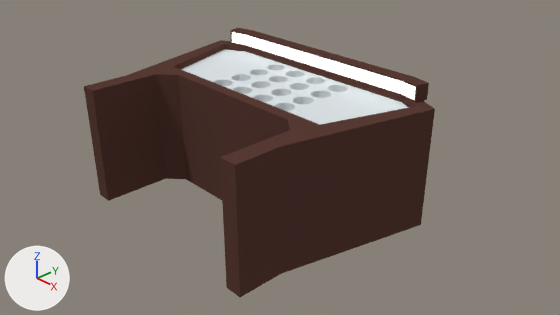
Two versions of the Blender file base for table.blend, one commit apart.
Both versions are drawn from the file's camera 'Camera'. The lights are fixed; the arrows at lower left show +X, +Y and +Z. The same objects are shown in both versions, whatever each file hides.

The first picture shows 'table'.
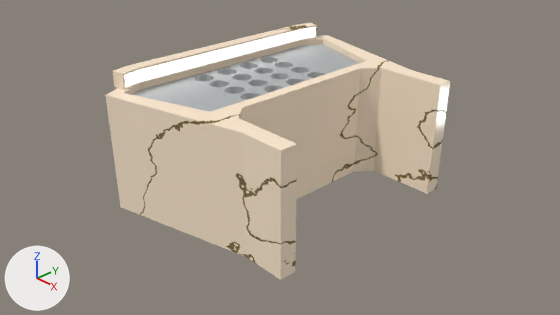
Patch to the scene script:
```diff
--- a/base for table.blend.py
+++ b/base for table.blend.py
@@ mat_cement @@
 n7 = _N.new('ShaderNodeBsdfDiffuse'); n7.name = 'Diffuse BSDF'
-n7.inputs[0].default_value = (1.0, 0.976, 0.802, 1.0)  # 'Color', white #fffce7
+n7.inputs[0].default_value = (1.0, 0.83, 0.638, 1.0)  # 'Color', beige #ffebd1
 n8 = _N.new('ShaderNodeOutputMaterial'); n8.name = 'Material Output'
@@ mat_cement @@
 n12 = _N.new('ShaderNodeMixShader'); n12.name = 'Mix Shader.001'
-n13 = _N.new('ShaderNodeBsdfDiffuse'); n13.name = 'Diffuse BSDF.001'
-n13.inputs[0].default_value = (0.231, 0.242, 0.185, 1.0)  # 'Color', grey #848777
 n14 = _N.new('ShaderNodeValue'); n14.name = 'Value'
 n14.outputs[0].default_value = 0.003  # 'Value'
+n13 = _N.new('ShaderNodeBsdfDiffuse'); n13.name = 'Diffuse BSDF.001'
+n13.inputs[0].default_value = (0.242, 0.174, 0.0722, 1.0)  # 'Color', brown #87744c
 n15 = _N.new('ShaderNodeDisplacement'); n15.name = 'Displacement'
@@ me_cube_006 @@
+me_cube_006.from_pydata(...)  # 1159 vertices, 653 faces, 2 loose edges; spans x -1.08..2.49, y -2.4..2.62, z -0.98..1.29
+# faces by material slot: [11, 533, 109]
+me_cube_006.materials.append(mat_light_002)  # white #e7e7e7
+me_cube_006.materials.append(mat_spheric_base_001)
+me_cube_006.materials.append(mat_cement)
@@ ob_table @@
-ob_table = bpy.data.objects.new('table', me_cube_003)
-ob_table.location = (0.47, -0.06, 0.98)
+ob_table = bpy.data.objects.new('table', me_cube_006)
+ob_table.location = (0.0, 0.0, 1.0)
```

Pixel boxes (x1, y1, x2, y2) of what changed, in the pictures (560 x 315 px):
'table', recoloured, reshaped, moved: before (84, 28, 435, 297); after (105, 23, 450, 280)
